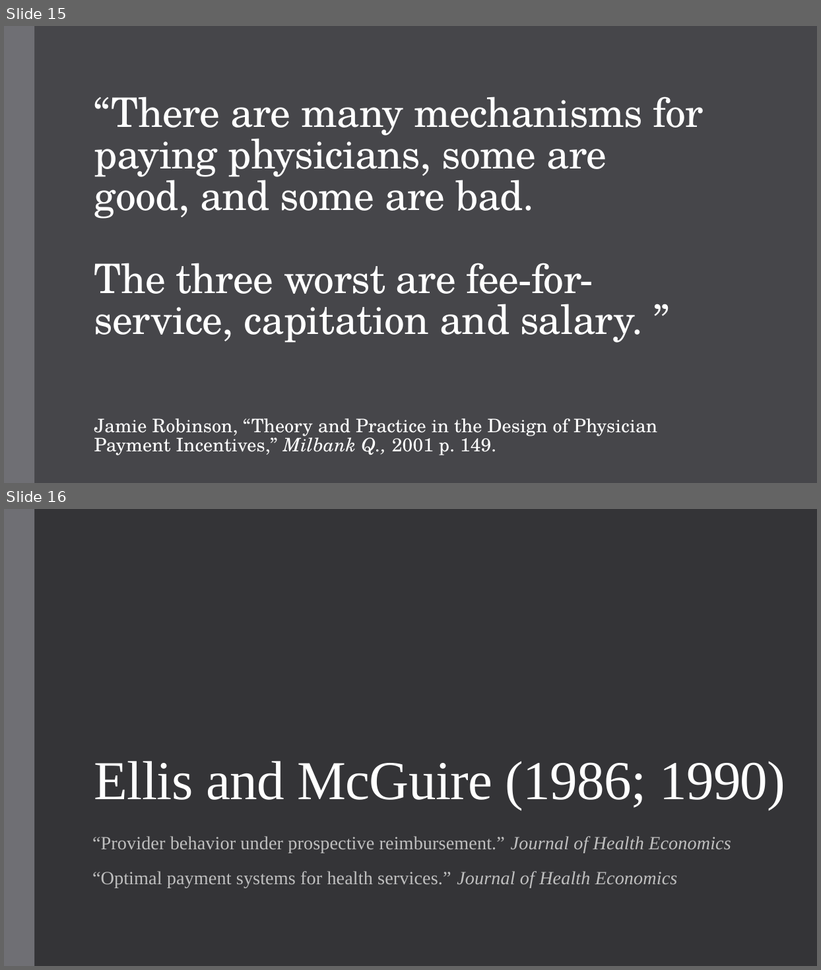
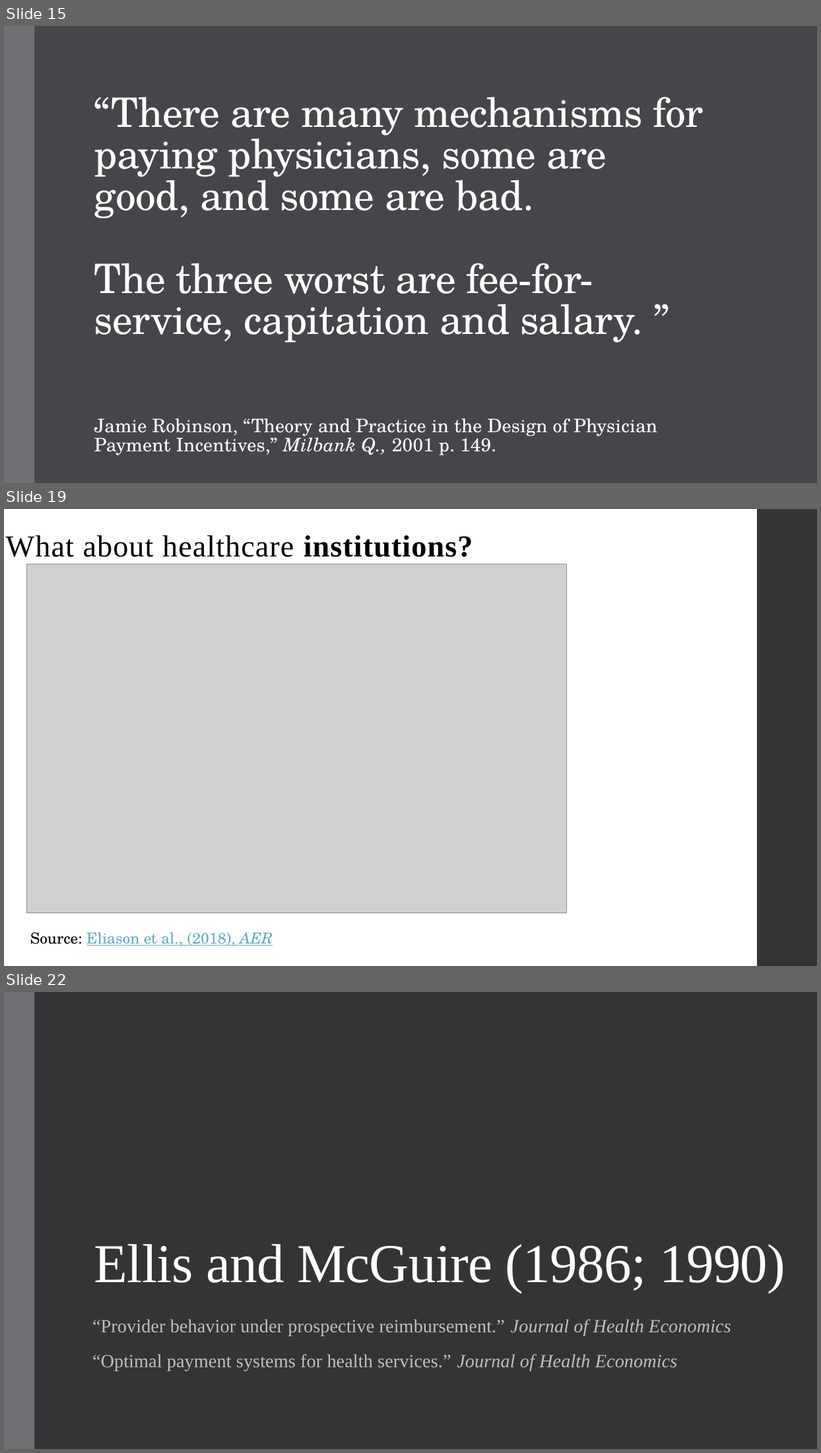
Before and after one commit to alex-hoagland/HAD6750H, a slide deck: Lecture04_ProviderPayment/L4Slides_ProviderPayment_2023W.pptx. Shown one above the other, each under a label of ours: slides 15 and 16 before the commit, slides 15, 19 and 22 after it; the slides between them are not shown. The pictures are 821x970 and 821x1453 pixels, drawn with LibreOffice and Linux fonts; fonts in the diff are those of the drawing; grey boxes stand for pictures. Boxes give left, top, right and bottom in pixels: in the first picture for what was removed or moved away, otherwise in the second. Text is boxed around its words. In the diff, an @@ line names an element or a change of style, - is before the commit and + after.

```diff
--- a/Lecture04_ProviderPayment/L4Slides_ProviderPayment_2023W.pptx
+++ b/Lecture04_ProviderPayment/L4Slides_ProviderPayment_2023W.pptx
@@ slide 19 added at bbox=[4, 509, 817, 966], background #FFFFFF @@
@@ rectangle added at bbox=[757, 509, 817, 966], fill #353537 @@
@@ title added at bbox=[6, 535, 473, 557], 36 pt, text #000000 @@
+What about healthcare institutions?
@@ picture added at bbox=[26, 564, 566, 913] @@
@@ text added at bbox=[30, 933, 273, 947], 18 pt, text #67AABF, underline @@
+Source: Eliason et al., (2018), AER
@@ what was slide 16 is now slide 22 @@
```
Also in this commit, not shown: 1 slide changed, 8 other slides added, 1 other file.
